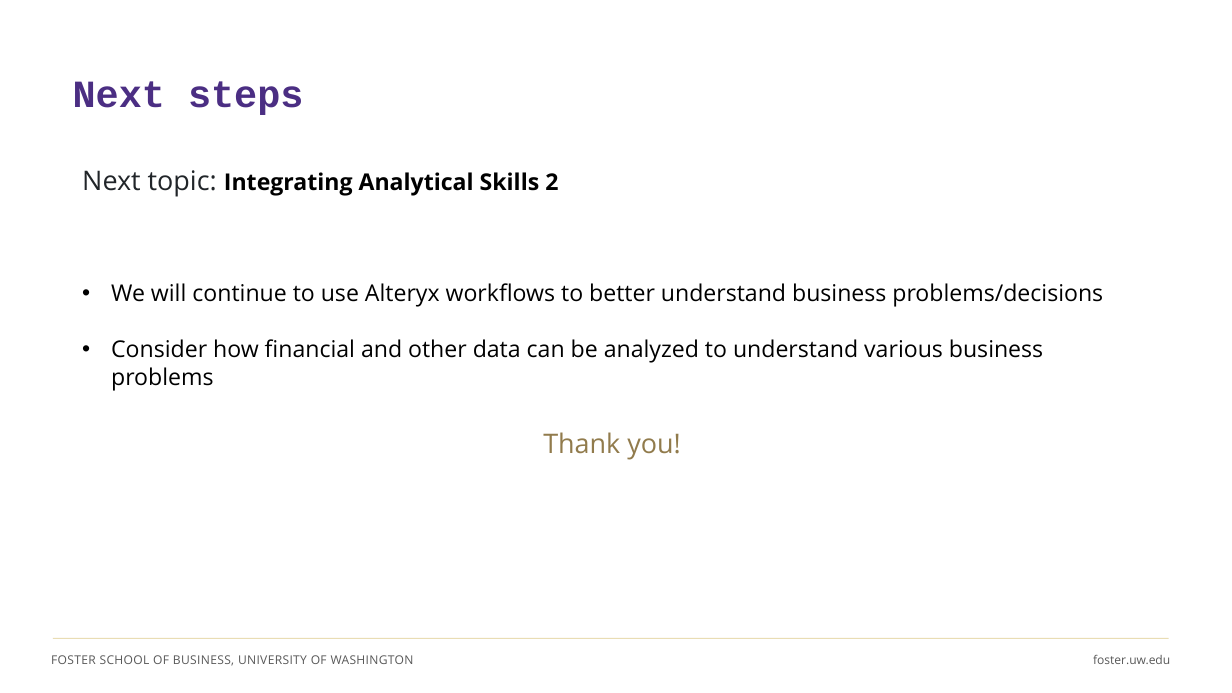
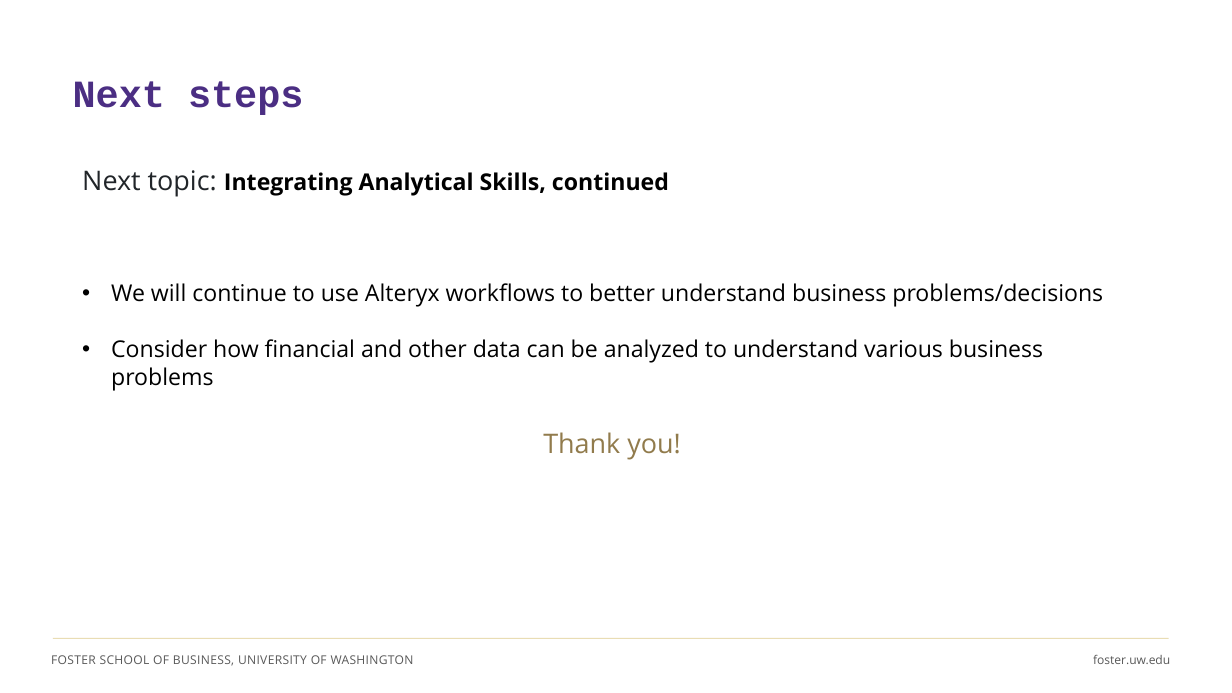
Before and after one commit to ashercurtis/slides.io, a slide deck: slide 21 of ACCTG320/ACCTG320Class10_2026.pptx. Drawn at 1232x693 pixels with LibreOffice and Linux fonts; fonts in the diff are those of the drawing. Boxes give left, top, right and bottom in pixels: in the first picture for what was removed or moved away, otherwise in the second. Text is boxed around its words. In the diff, an @@ line names an element or a change of style, - is before the commit and + after.

Commit message:
a320C10_slides_revised

```diff
--- a/ACCTG320/ACCTG320Class10_2026.pptx
+++ b/ACCTG320/ACCTG320Class10_2026.pptx
@@ text at <box>82,170,669,197</box>: text changed @@
-Next topic: Integrating Analytical Skills 2
+Next topic: Integrating Analytical Skills, continued
```
Also in this commit, not shown: 1 other slide changed.
